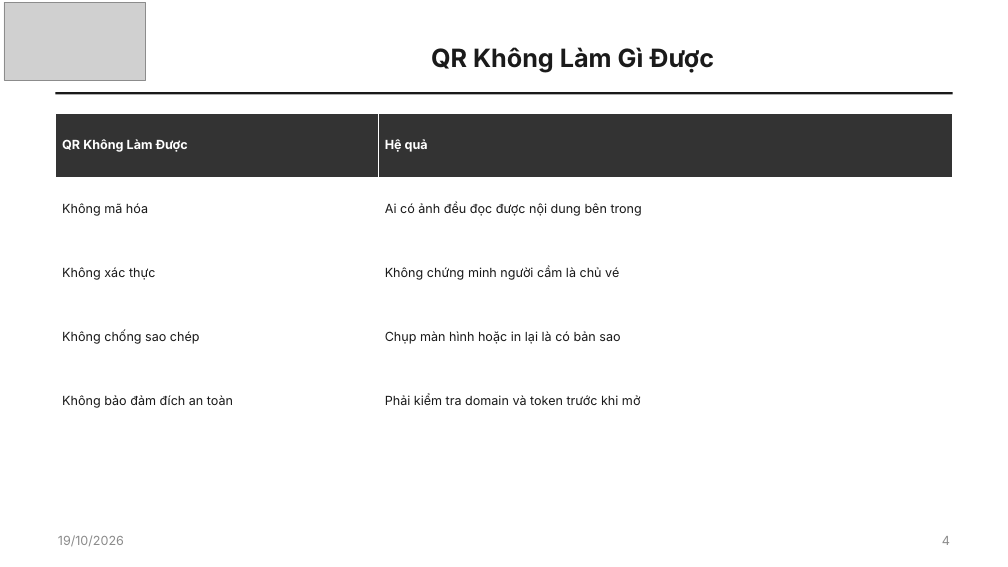
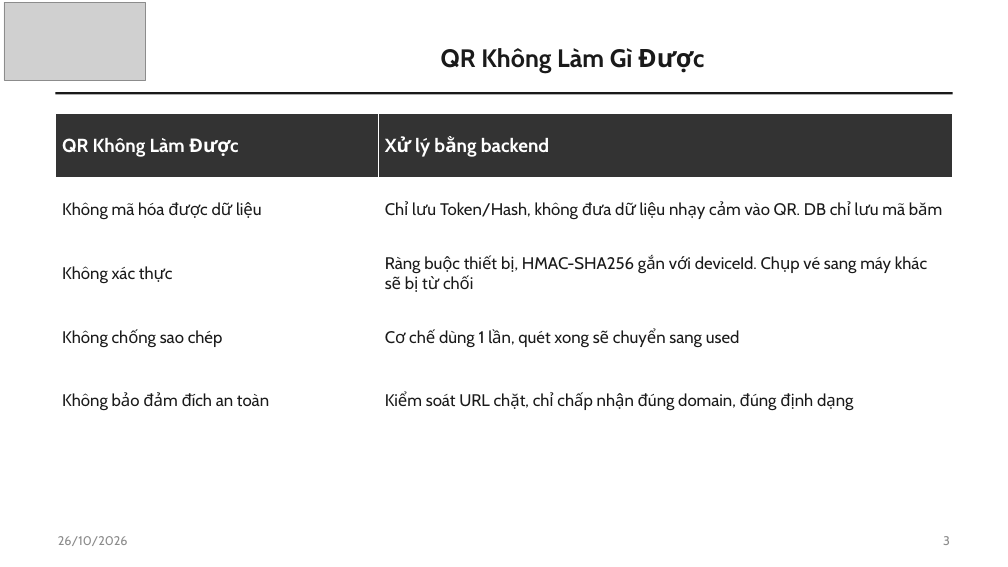
Before and after one commit to lygialuan2006-tech/Seminar_KTHDV_QR, a slide deck: slide 3 of docs/presentation.pptx (slide 4 before the commit). Drawn at 1008x567 pixels with LibreOffice and Linux fonts; fonts in the diff are those of the drawing; grey boxes stand for pictures. Boxes give left, top, right and bottom in pixels: in the first picture for what was removed or moved away, otherwise in the second. Text is boxed around its words. In the diff, an @@ line names an element or a change of style, - is before the commit and + after.

Commit message:
slide

```diff
--- a/docs/presentation.pptx
+++ b/docs/presentation.pptx
@@ text "QR Không Làm Gì Được" at (441,48,633,73): font Inter to Cabin @@
@@ table at (55,113,953,433) @@
-row 1, column 2: Hệ quả
+row 1, column 2: Xử lý bằng backend
-row 2, column 1: Không mã hóa
+row 2, column 1: Không mã hóa được dữ liệu
-row 2, column 2: Ai có ảnh đều đọc được nội dung bên trong
+row 2, column 2: Chỉ lưu Token/Hash, không đưa dữ liệu nhạy cảm vào QR. DB chỉ lưu mã băm
-row 3, column 2: Không chứng minh người cầm là chủ vé
+row 3, column 2: Ràng buộc thiết bị, HMAC-SHA256 gắn với deviceId. Chụp vé sang máy khác sẽ bị từ chối
-row 4, column 2: Chụp màn hình hoặc in lại là có bản sao
+row 4, column 2: Cơ chế dùng 1 lần, quét xong sẽ chuyển sang used
-row 5, column 2: Phải kiểm tra domain và token trước khi mở
+row 5, column 2: Kiểm soát URL chặt, chỉ chấp nhận đúng domain, đúng định dạng
@@ size 12 to 18 pt in "QR Không Làm Được" @@
@@ font Inter to Cabin in "QR Không Làm Được", "Không xác thực", "Không chống sao chép", "Không bảo đảm đích an toàn" @@
@@ size 12 to 16 pt in "Không xác thực", "Không chống sao chép", "Không bảo đảm đích an toàn" @@
@@ text at (58,536,128,546): text changed; font Inter to Cabin @@
-19/10/2026
+26/10/2026
@@ page number at (943,536,950,545): text changed; font Inter to Cabin @@
-4
+3
```
Also in this commit, not shown: 5 other slides changed, 3 slides added, 4 slides removed, 8 other files.
